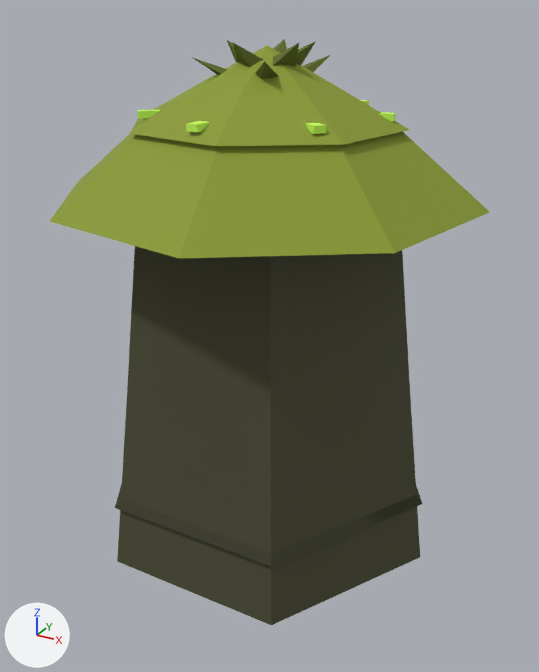
The glTF model assets/models/hazards/spore_bloom.gltf as it was, and as the next commit left it.
Both versions are drawn from a 50 mm camera at (0.576, -1.04, 0.879) aimed at (0.015, -0.02, 0.368). The lights are fixed; the arrows at lower left show +X, +Y and +Z. The older version comes first. Vertices at exactly the same position are counted once.

In view in the first picture: 'cap_rim', 'cap_top', 'cap_wart_2', 'cap_wart_5', 'cap_wart_6', 'cap_wart_7', 'cap_wart_8', 'stem', 'stem_ring_0' and 7 more.
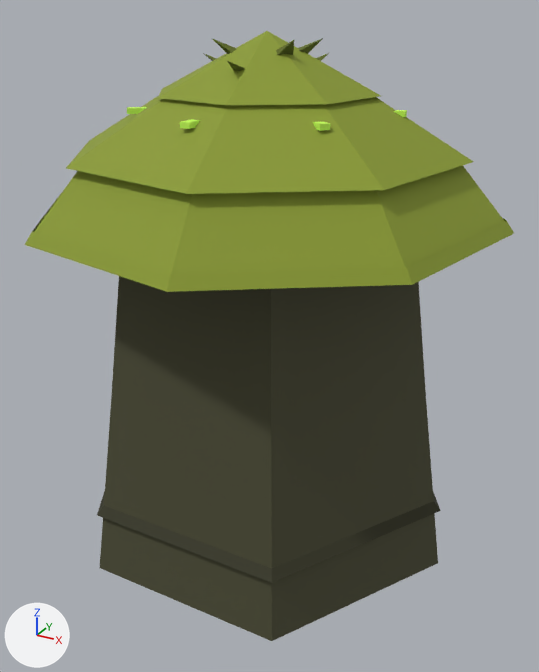
Pixel boxes (x1, y1, x2, y2) of what changed, in the pictures (539 x 672 px; the box of a moved part takes in the faces that stretch with it):
'stem', reshaped (12% wider): before (117, 246, 420, 625); after (100, 276, 438, 641)
'cap_rim', reshaped: before (50, 132, 489, 258); after (34, 166, 505, 274)
'cap_mid_1', added (green): after (66, 96, 474, 194)
'cap_top', moved, rescaled (20% narrower, 26% shorter): before (130, 45, 410, 146); after (158, 31, 381, 105)
'cap_lip', added (green): after (25, 190, 514, 292)
'stem_ring_0', reshaped (12% wider, 11% taller): before (115, 484, 422, 567); after (97, 491, 440, 583)
'cap_wart_6', reshaped: before (233, 43, 263, 67); after (276, 40, 294, 55)
'cap_wart_8', deleted: before (273, 43, 299, 66)
'cap_wart_5', reshaped (mostly hidden): before (192, 57, 228, 75); after (227, 61, 245, 71)
'cap_wart_7', deleted (mostly hidden): before (255, 61, 278, 79)
part 5 of me_cap_wart_2, moved or reshaped (not visible afterwards): before (273, 39, 287, 53)

What changed in the scene script:
```text
Change me_stem:
    remove me_stem.from_pydata(...)  # 18 vertices, 32 faces; spans x -0.304..0.304, y -0.264..0.264, z 0.0..0.615
    add me_stem.from_pydata(...)  # 18 vertices, 32 faces; spans x -0.336..0.336, y -0.291..0.291, z 0.0..0.6
    me_stem part 1: 18 of 18 vertices moved; they spanned x -0.304..0.304, y -0.264..0.264, z 0.0..0.615 and now span x -0.336..0.336, y -0.291..0.291, z 0.0..0.6; mean shift (0.0, 0.0, -0.008)
Change me_stem_ring_0:
    remove me_stem_ring_0.from_pydata(...)  # 12 vertices, 20 faces; spans x -0.299..0.299, y -0.259..0.259, z 0.111..0.133
    add me_stem_ring_0.from_pydata(...)  # 12 vertices, 20 faces; spans x -0.331..0.331, y -0.286..0.286, z 0.108..0.13
    me_stem_ring_0 part 2: 12 of 12 vertices moved; they spanned x -0.299..0.299, y -0.259..0.259, z 0.111..0.133 and now span x -0.331..0.331, y -0.286..0.286, z 0.108..0.13; mean shift (0.0, 0.0, -0.003)
Change me_cap_rim:
    remove me_cap_rim.from_pydata(...)  # 16 vertices, 22 faces; spans x -0.339..0.339, y -0.339..0.339, z 0.603..0.715
    add me_cap_rim.from_pydata(...)  # 16 vertices, 22 faces; spans x -0.363..0.363, y -0.363..0.363, z 0.588..0.675
    me_cap_rim part 3: 16 of 16 vertices moved; they spanned x -0.339..0.339, y -0.339..0.339, z 0.603..0.715 and now span x -0.363..0.363, y -0.363..0.363, z 0.588..0.675; mean shift (0.0, 0.0, -0.028)
Change me_cap_top:
    remove me_cap_top.from_pydata(...)  # 16 vertices, 22 faces; spans x -0.215..0.215, y -0.215..0.215, z 0.715..0.828
    add me_cap_top.from_pydata(...)  # 16 vertices, 22 faces; spans x -0.172..0.172, y -0.172..0.172, z 0.761..0.848
    me_cap_top part 4: the whole mesh is scaled about its middle by (0.798, 0.798, 0.77), then moved by (0.0, 0.0, 0.033)
Change me_cap_wart_2:
    remove me_cap_wart_2.from_pydata(...)  # 5 vertices, 6 faces; spans x -0.0412..0.0412, y -0.0412..0.0726, z 0.7844..0.8344
    add me_cap_wart_2.from_pydata(...)  # 5 vertices, 6 faces; spans x -0.0419..0.0373, y -0.0373..0.0725, z 0.7935..0.8385
    me_cap_wart_2 part 5
    me_cap_wart_2.vertices[0].co: (0.0412, 0.008, 0.7844) -> (0.0373, 0.0073, 0.7935)
    me_cap_wart_2.vertices[1].co: (-0.008, 0.0412, 0.7844) -> (-0.0073, 0.0373, 0.7935)
    me_cap_wart_2.vertices[2].co: (-0.0412, -0.008, 0.7844) -> (-0.0373, -0.0073, 0.7935)
    me_cap_wart_2.vertices[3].co: (0.008, -0.0412, 0.7844) -> (0.0073, -0.0373, 0.7935)
    me_cap_wart_2.vertices[4].co: (-0.0092, 0.0726, 0.8344) -> (-0.0419, 0.0725, 0.8385)  # pixel (284, 38) -> not seen
Change me_cap_wart_5:
    remove me_cap_wart_5.from_pydata(...)  # 5 vertices, 6 faces; spans x -0.0903..0.0412, y -0.0685..0.0412, z 0.7627..0.8127
    add me_cap_wart_5.from_pydata(...)  # 5 vertices, 6 faces; spans x -0.0373..0.0373, y -0.1295..0.0373, z 0.7686..0.8136
    me_cap_wart_5 part 6
    me_cap_wart_5.vertices[0].co: (0.0412, 0.008, 0.7627) -> (0.0373, 0.0073, 0.7686)
    me_cap_wart_5.vertices[1].co: (-0.008, 0.0412, 0.7627) -> (-0.0073, 0.0373, 0.7686)
    me_cap_wart_5.vertices[2].co: (-0.0412, -0.008, 0.7627) -> (-0.0373, -0.0073, 0.7686)
    me_cap_wart_5.vertices[3].co: (0.008, -0.0412, 0.7627) -> (0.0073, -0.0373, 0.7686)
    me_cap_wart_5.vertices[4].co: (-0.0903, -0.0685, 0.8127) -> (0.0098, -0.1295, 0.8136)  # pixel (190, 56) -> pixel (226, 60)
Change me_cap_wart_6:
    remove me_cap_wart_6.from_pydata(...)  # 5 vertices, 6 faces; spans x -0.0412..0.0412, y -0.0713..0.0412, z 0.7844..0.8344
    add me_cap_wart_6.from_pydata(...)  # 5 vertices, 6 faces; spans x -0.0373..0.0693, y -0.0471..0.0373, z 0.7935..0.8385
    me_cap_wart_6 part 7
    me_cap_wart_6.vertices[0].co: (0.0412, 0.008, 0.7844) -> (0.0373, 0.0073, 0.7935)
    me_cap_wart_6.vertices[1].co: (-0.008, 0.0412, 0.7844) -> (-0.0073, 0.0373, 0.7935)
    me_cap_wart_6.vertices[2].co: (-0.0412, -0.008, 0.7844) -> (-0.0373, -0.0073, 0.7935)
    me_cap_wart_6.vertices[3].co: (0.008, -0.0412, 0.7844) -> (0.0073, -0.0373, 0.7935)
    me_cap_wart_6.vertices[4].co: (-0.0162, -0.0713, 0.8344) -> (0.0693, -0.0471, 0.8385)  # pixel (232, 42) -> pixel (294, 39)
Remove ob_cap_wart_7:
    ob_cap_wart_7 = bpy.data.objects.new('cap_wart_7', me_cap_wart_7)
Remove ob_cap_wart_8:
    ob_cap_wart_8 = bpy.data.objects.new('cap_wart_8', me_cap_wart_8)
Add ob_cap_lip:
    ob_cap_lip = bpy.data.objects.new('cap_lip', me_cap_lip)  # 16 vertices, 22 faces; spans x -0.376..0.376, y -0.376..0.376, z 0.574..0.592; in mat_mushroom (picture img_0)
    ob_cap_lip.location = (0.0, 0.0, 0.0)
Add ob_cap_mid_1:
    ob_cap_mid_1 = bpy.data.objects.new('cap_mid_1', me_cap_mid_1)  # 16 vertices, 16 faces; spans x -0.309..0.309, y -0.309..0.309, z 0.675..0.761; in mat_mushroom (picture img_0)
    ob_cap_mid_1.location = (0.0, 0.0, 0.0)
```
